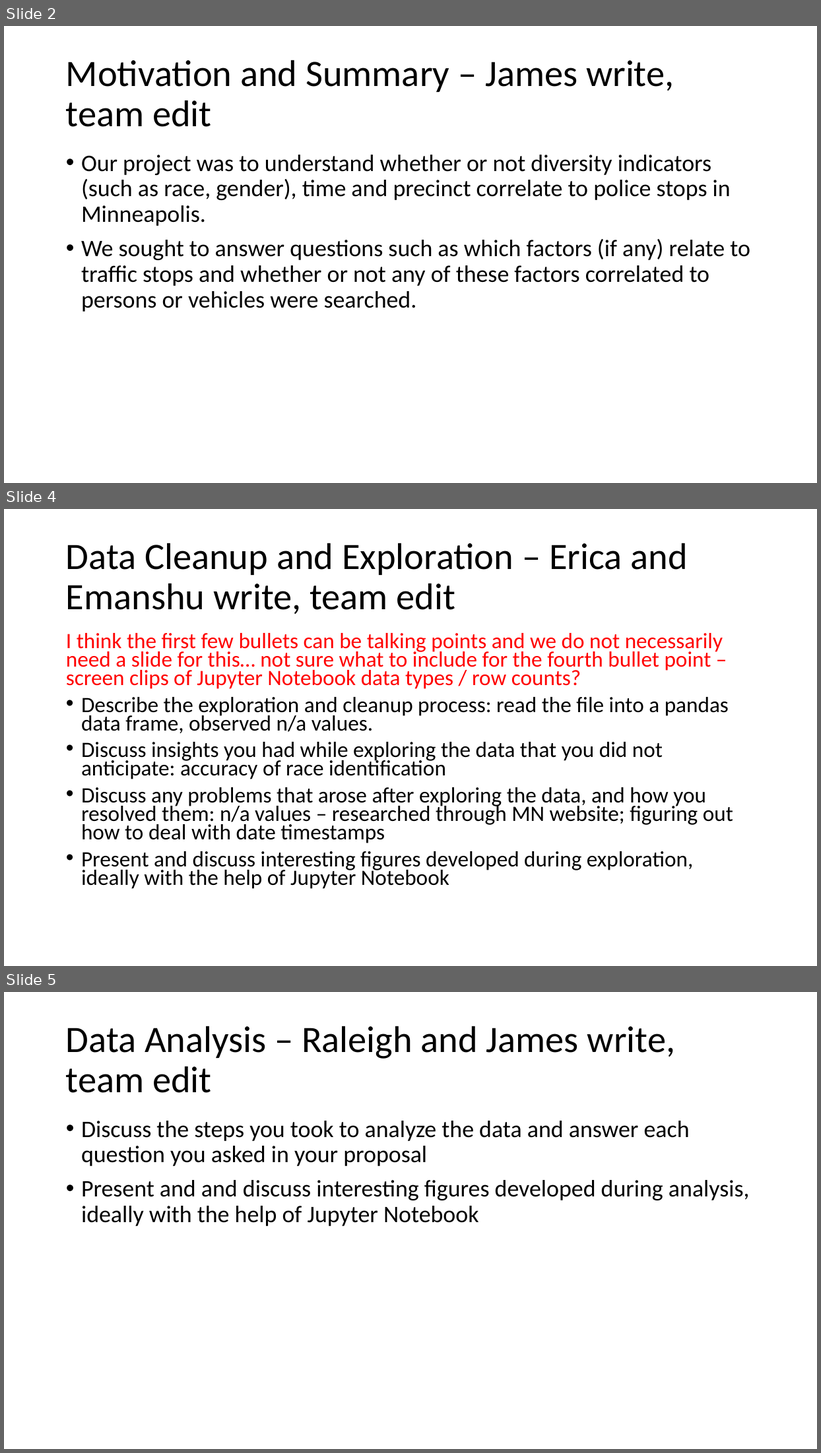
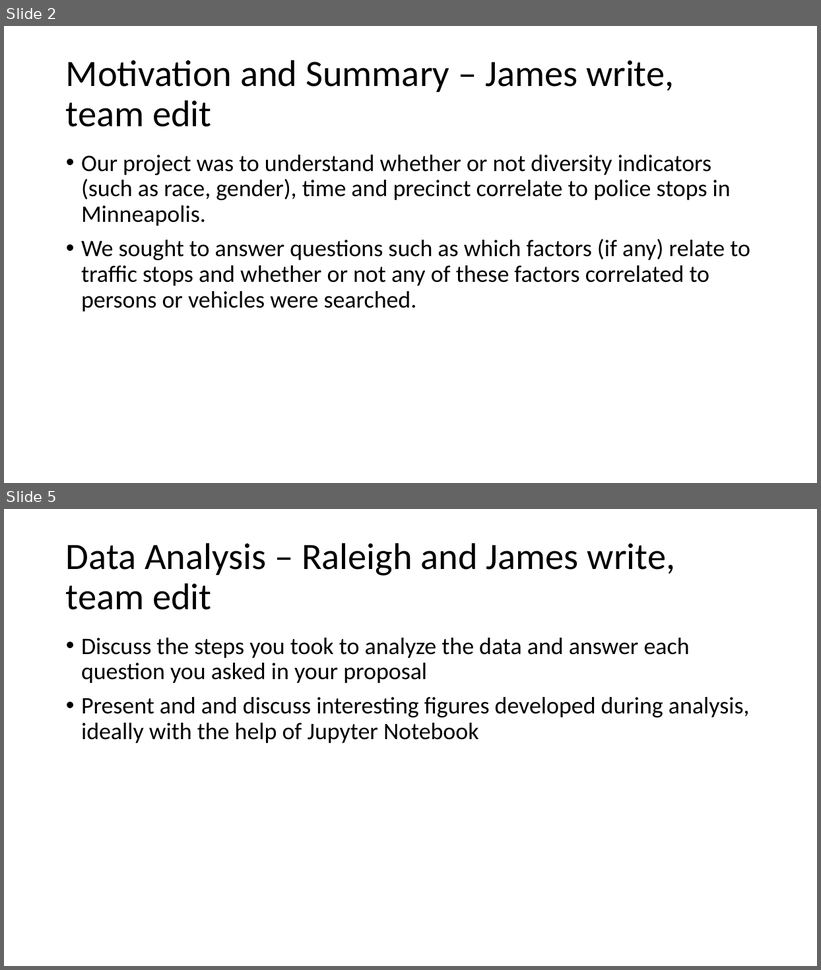
Before and after one commit to elu267/Project_GroupF, a slide deck: Group_F_Minneapolis Police Stops Presentation.pptx. Shown one above the other, each under a label of ours: slides 2, 4 and 5 before the commit, slides 2 and 5 after it; the slides between them are not shown. The pictures are 821x1453 and 821x970 pixels, drawn with LibreOffice and Linux fonts; fonts in the diff are those of the drawing. Boxes give left, top, right and bottom in pixels: in the first picture for what was removed or moved away, otherwise in the second. Text is boxed around its words. In the diff, an @@ line names an element or a change of style, - is before the commit and + after.

Commit message:
starting cleanup

```diff
--- a/Group_F_Minneapolis Police Stops Presentation.pptx
+++ b/Group_F_Minneapolis Police Stops Presentation.pptx
@@ slide 4 removed at bbox=[4, 509, 817, 966], background #FFFFFF @@
@@ title removed at bbox=[66, 543, 687, 614] @@
-Data Cleanup and Exploration – Erica and Emanshu write, team edit
@@ text removed at bbox=[66, 633, 733, 889] @@
-I think the first few bullets can be talking points and we do not necessarily need a slide for this… not sure what to include for the fourth bullet point – screen clips of Jupyter Notebook data types / row counts?
-• Describe the exploration and cleanup process: read the file into a pandas data frame, observed n/a values.
-• Discuss insights you had while exploring the data that you did not anticipate: accuracy of race identification
-• Discuss any problems that arose after exploring the data, and how you resolved them: n/a values – researched through MN website; figuring out how to deal with date timestamps
-• Present and discuss interesting figures developed during exploration, ideally with the help of Jupyter Notebook
```
Also in this commit, not shown: 1 slide changed, 1 slide added, 15 other files.
